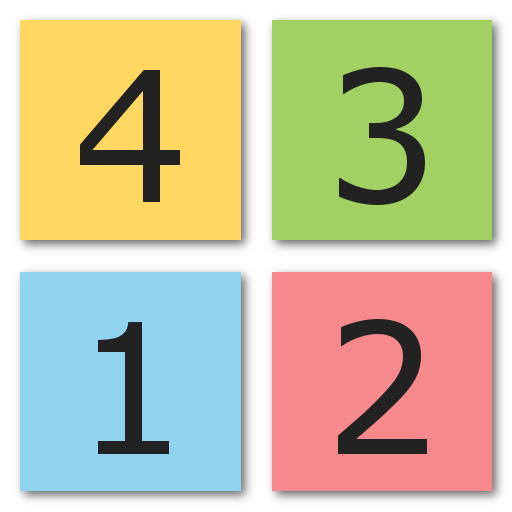
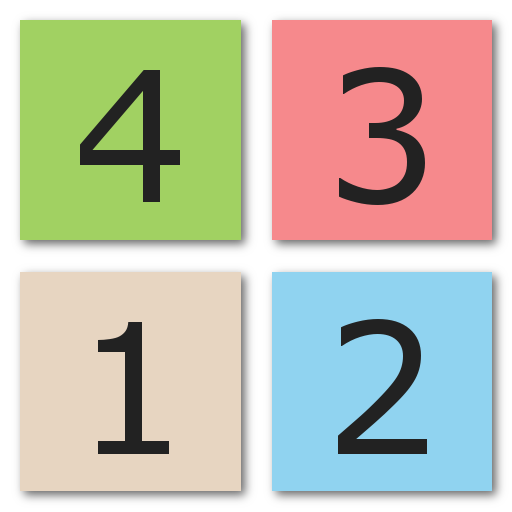
Before/after of a 512x512 layered artwork. What changed in the layer stack:
painted on "Background" over [20, 20, 492, 491]
